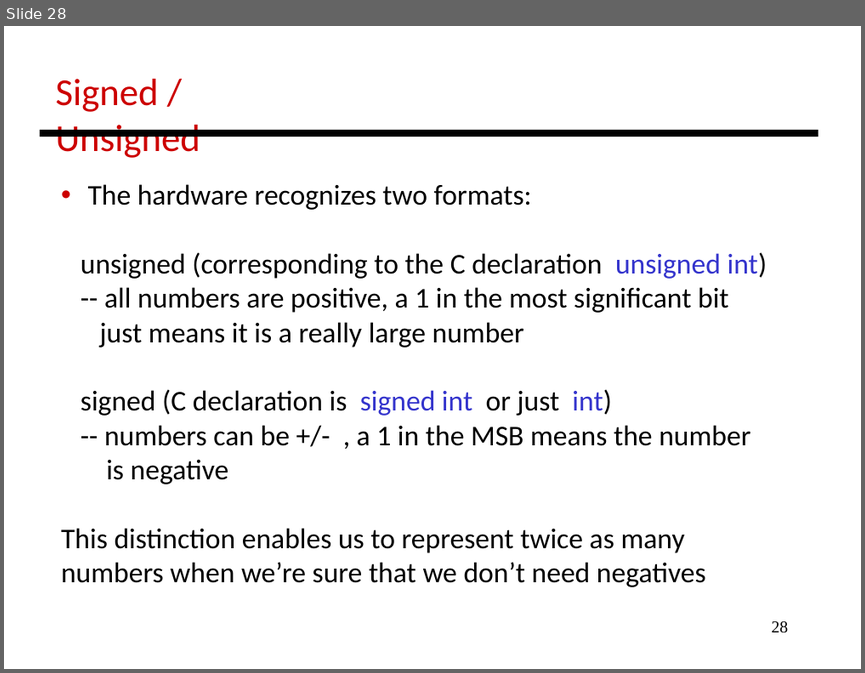
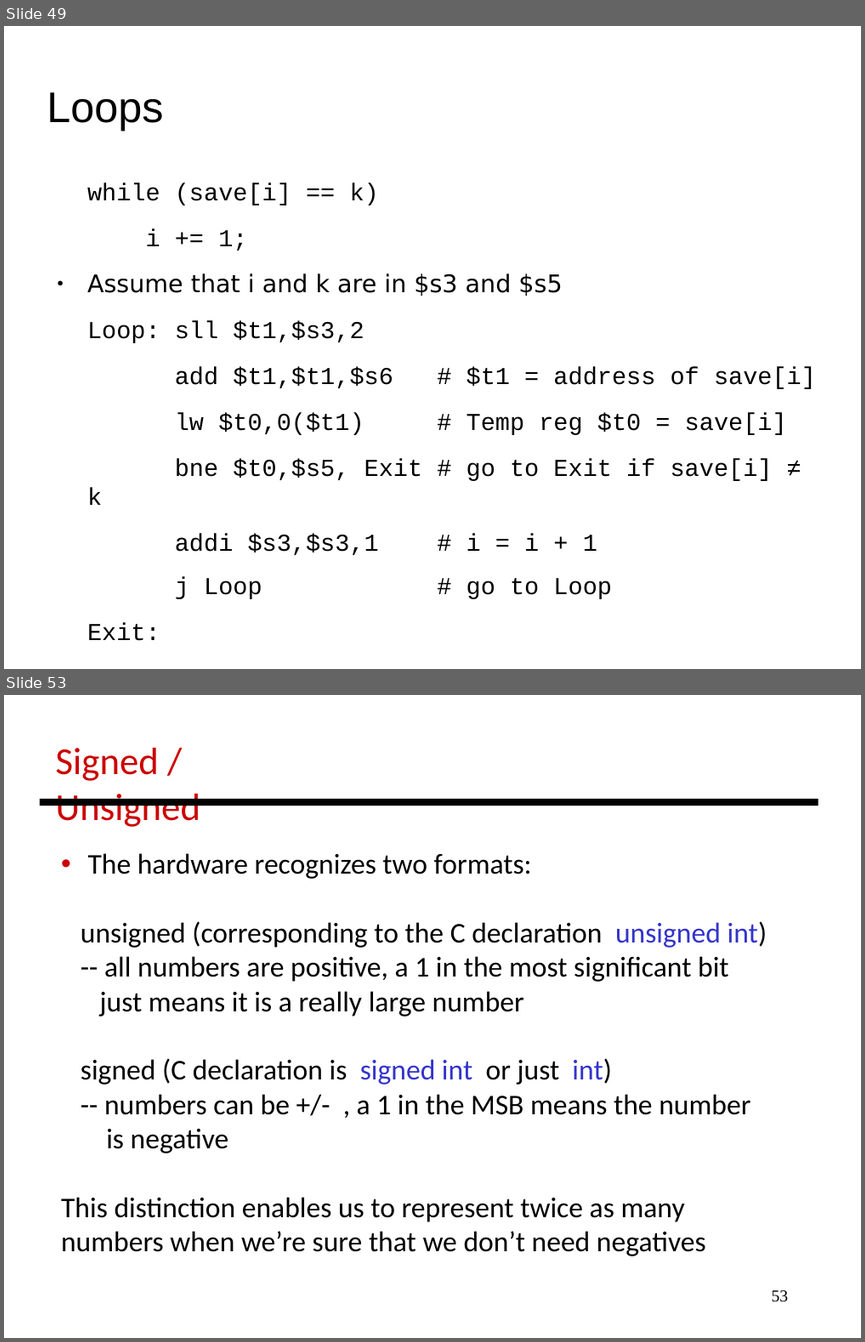
Before and after one commit to antonburtsev/cs3810, a slide deck: lectures/lecture04-mips/lecture-04-mips.odp. Shown one above the other, each under a label of ours: slide 28 before the commit, slides 49 and 53 after it; the slides between them are not shown. The pictures are 865x673 and 865x1342 pixels, drawn with LibreOffice and Linux fonts; fonts in the diff are those of the drawing. Boxes give left, top, right and bottom in pixels: in the first picture for what was removed or moved away, otherwise in the second. Text is boxed around its words. In the diff, an @@ line names an element or a change of style, - is before the commit and + after.

```diff
--- a/lectures/lecture04-mips/lecture-04-mips.odp
+++ b/lectures/lecture04-mips/lecture-04-mips.odp
@@ slide 49 added at box(4, 26, 861, 669), background #FFFFFF @@
@@ title added at box(46, 92, 163, 131), 36 pt, text #000000 @@
+Loops
@@ text added at box(87, 183, 816, 599), 20.4 pt, text #000000 @@
+while (save[i] == k)
+i += 1;
+● Assume that i and k are in $s3 and $s5
+Loop: sll $t1,$s3,2
+add $t1,$t1,$s6 # $t1 = address of save[i]
+lw $t0,0($t1) # Temp reg $t0 = save[i]
+bne $t0,$s5, Exit # go to Exit if save[i] ≠ k
+addi $s3,$s3,1 # i = i + 1
+j Loop # go to Loop
+Exit:
@@ what was slide 28 is now slide 53 @@
@@ page number at box(772, 1290, 789, 1302): text changed @@
-28
+53
```
Also in this commit, not shown: 1 slide changed, 23 other slides added, 5 slides removed, 3 other files.
